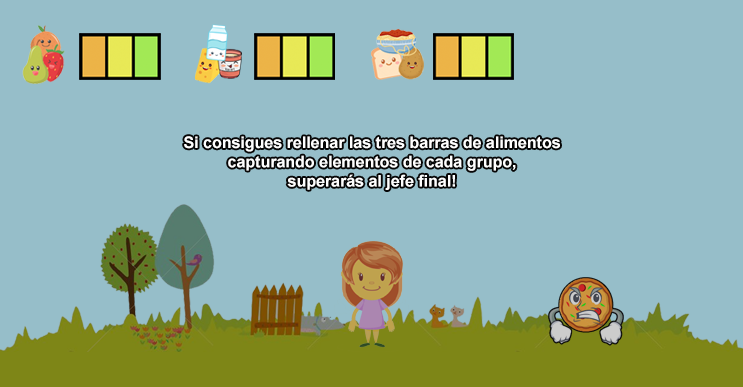
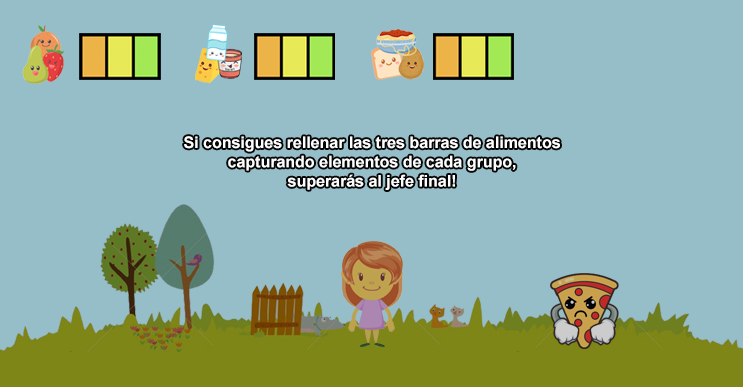
Revision of a layered 743px x 387px image; what changed, layer by layer:
renamed "Layer 42" to "Layer 48", painted on it over [548, 273, 624, 349]
renamed "Layer 42" to "Layer 47", painted on it over [548, 273, 624, 349]
